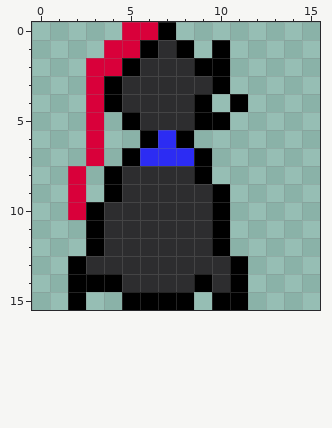
Pixel-art sprite: shadow-labyrinth/Sandbox/resources/images/player/MCback.png. The picture above is the old version.
The file is 16x16 pixels. Pixels under 10% opacity are left out. Colours within 5 levels of each other are drawn and written as one.
And afterwards:
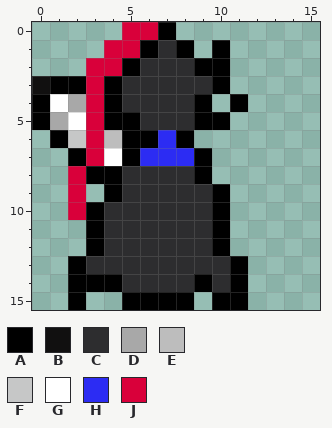
Palette (. is transparent): A #000000  B #111010  C #2d2d2f  D #a8a8a8  E #bdbdbd  F #c6c7c7  G #ffffff  H #2c2cf3  J #d9003a
From old to new:
Changed rows in their new state; - is an unchanged pixel.
first column x 0:
 3 BAA---
 4 AGD---
 5 ADG-A-
 6 -AF-EA
 7 --A-G-
 8 ---A--
